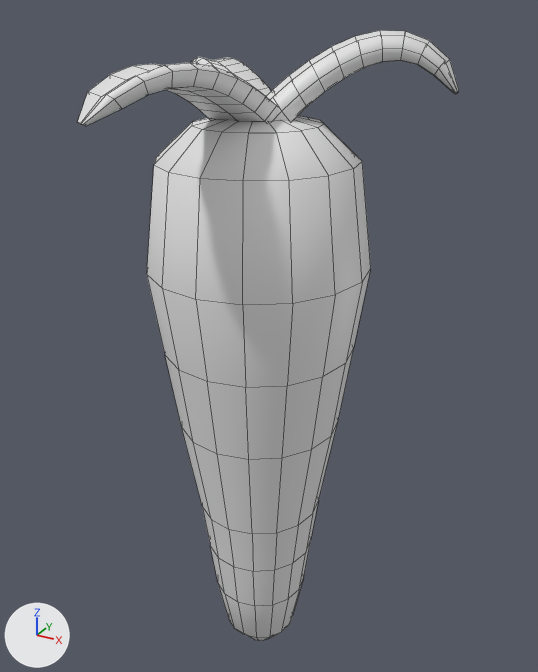
The FBX model Agromation-V2/Assets/Models/Plants/Carrot.fbx, before and after one commit.
Camera for both pictures: a 50 mm lens placed at (0.789, -1.386, 0.53), pointed at (0.032, -0.01, -0.158). Arrows for +X, +Y and +Z are at lower left; the lights stay in place. Mesh edges are drawn as thin lines. Where no turn or scale is listed for an object, it has been applied to the vertices. Vertices at the same position are counted once.

Script lines for the objects in view, before the commit:
```python
me_cubeziercurve_004 = bpy.data.meshes.new('CUBezierCurve.004')
me_cubeziercurve_004.from_pydata(...)  # 530 vertices, 532 faces; spans x -0.31..0.35, y -0.46..0.29, z -0.91..0.67
me_cubeziercurve_004.materials.append(mat_material)  # white #e7e7e7
ob_beziercurve_003 = bpy.data.objects.new('BezierCurve.003', me_cubeziercurve_004)
ob_beziercurve_003.location = (0.001, 0.0, -0.177)
```
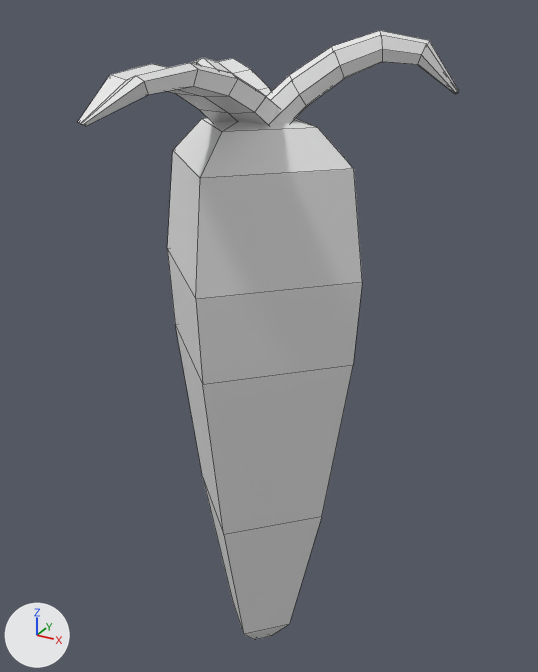
What differs and where, as boxes (x1, y1, x2, y2) in the pictures (538 x 672 px):
'BezierCurve.003', reshaped: before (78, 30, 459, 641); after (78, 31, 459, 640)
part 1 of me_cubeziercurve_004, cut back: before (78, 30, 459, 641); after (167, 249, 362, 635)

Diff of the bpy script that builds the scene:
```diff
--- a/Agromation-V2/Assets/Models/Plants/Carrot.fbx.py
+++ b/Agromation-V2/Assets/Models/Plants/Carrot.fbx.py
@@ me_cubeziercurve_004 @@
 # used by ob_beziercurve_003; location = (0.001, 0.0, -0.177)
-me_cubeziercurve_004.from_pydata(...)  # 530 vertices, 532 faces; spans x -0.31..0.35, y -0.46..0.29, z -0.91..0.67
+me_cubeziercurve_004.from_pydata(...)  # 243 vertices, 252 faces; spans x -0.31..0.35, y -0.46..0.29, z -0.91..0.67
+# me_cubeziercurve_004 part 1: 1 vertex moved within x 0.0, y 0.0, z -0.91; 295 vertices removed from x -0.25..0.33, y -0.44..0.25, z -0.91..0.66; 8 vertices added at x -0.24..0.24, y -0.24..0.24, z -0.44..-0.01
+# me_cubeziercurve_004 part 2: the surface is now shaded flat
 me_cubeziercurve_004.materials.append(mat_material)
```
